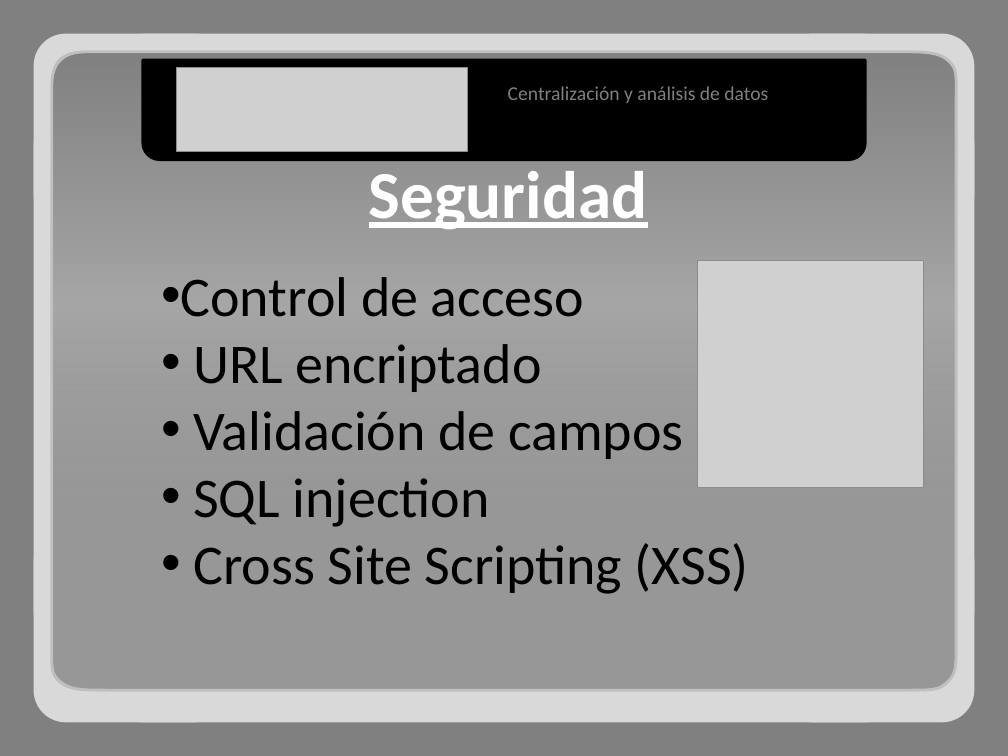
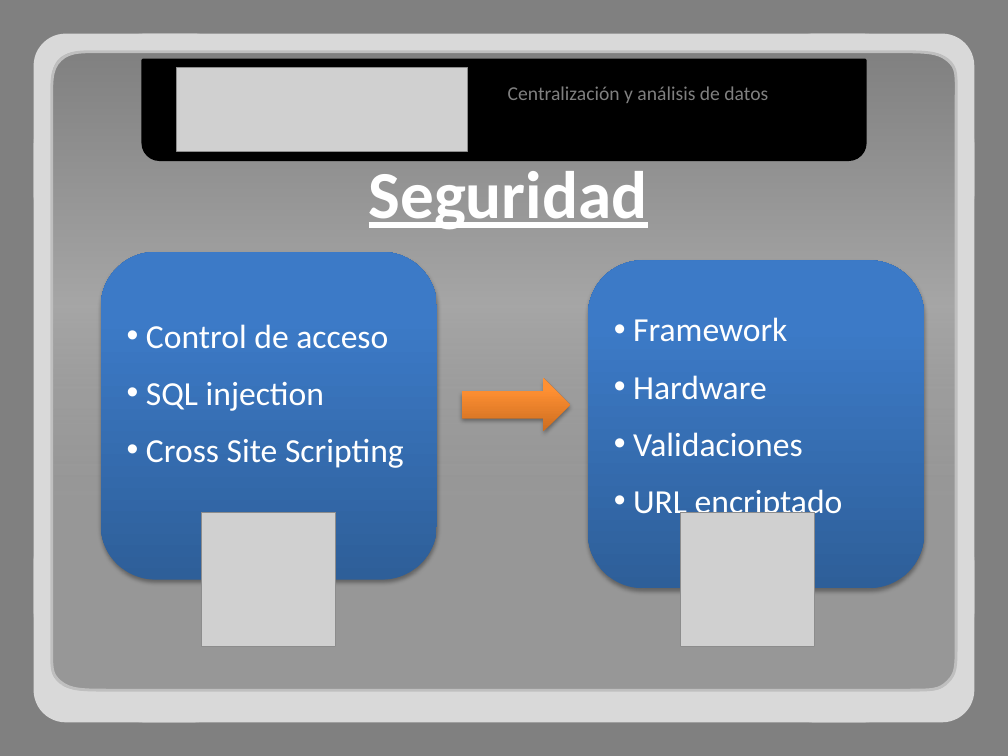
Before and after one commit to adrianachelotti/tallerdesarrollo1ero2011, a slide deck: slide 11 of Presentacion/Tecnica/Presentacion Tecnica.pptx (slide 12 before the commit). Drawn at 1008x756 pixels with LibreOffice and Linux fonts; fonts in the diff are those of the drawing; grey boxes stand for pictures. Boxes give left, top, right and bottom in pixels: in the first picture for what was removed or moved away, otherwise in the second. Text is boxed around its words. In the diff, an @@ line names an element or a change of style, - is before the commit and + after.

```diff
--- a/Presentacion/Tecnica/Presentacion Tecnica.pptx
+++ b/Presentacion/Tecnica/Presentacion Tecnica.pptx
@@ rounded rectangle "Control de acceso": place and size @@
-rounded rectangle "Control de acceso" at (181, 277, 749, 594)
+rounded rectangle "Control de acceso" at (101, 252, 436, 580)
@@ rounded rectangle "Control de acceso" at (101, 252, 436, 580): vertical alignment top to middle; fill none to gradient #2F5F99 to #3D7CC7 to #3A7CCB; shadow on @@
@@ rounded rectangle added at (588, 260, 923, 588), fill gradient #2F5F99 to #3D7CC7 to #3A7CCB, 24 pt, text #FFFFFF @@
+• Framework
+• Hardware
+• Validaciones
+• URL encriptado
@@ picture removed at (698, 260, 924, 487) @@
@@ text in rounded rectangle at (146, 324, 388, 411): size 40 to 24 pt, text colour #000000 to #FFFFFF in "Control de acceso", "SQL injection"; more space between paragraphs @@
@@ text in rounded rectangle at (193, 344, 683, 459): paragraphs removed @@
-• URL encriptado
-• Validación de campos
@@ right arrow added at (462, 378, 570, 431), fill gradient #CC6E20 to #FF9034 to #FF9136 @@
@@ text in rounded rectangle at (146, 439, 404, 468): text changed; size 40 to 24 pt; text colour #000000 to #FFFFFF @@
-• Cross Site Scripting (XSS)
+• Cross Site Scripting
@@ picture added at (202, 512, 336, 646) @@
@@ picture added at (680, 512, 814, 646) @@
```
Also in this commit, not shown: 9 other slides changed, 2 slides removed, 1 other file.
